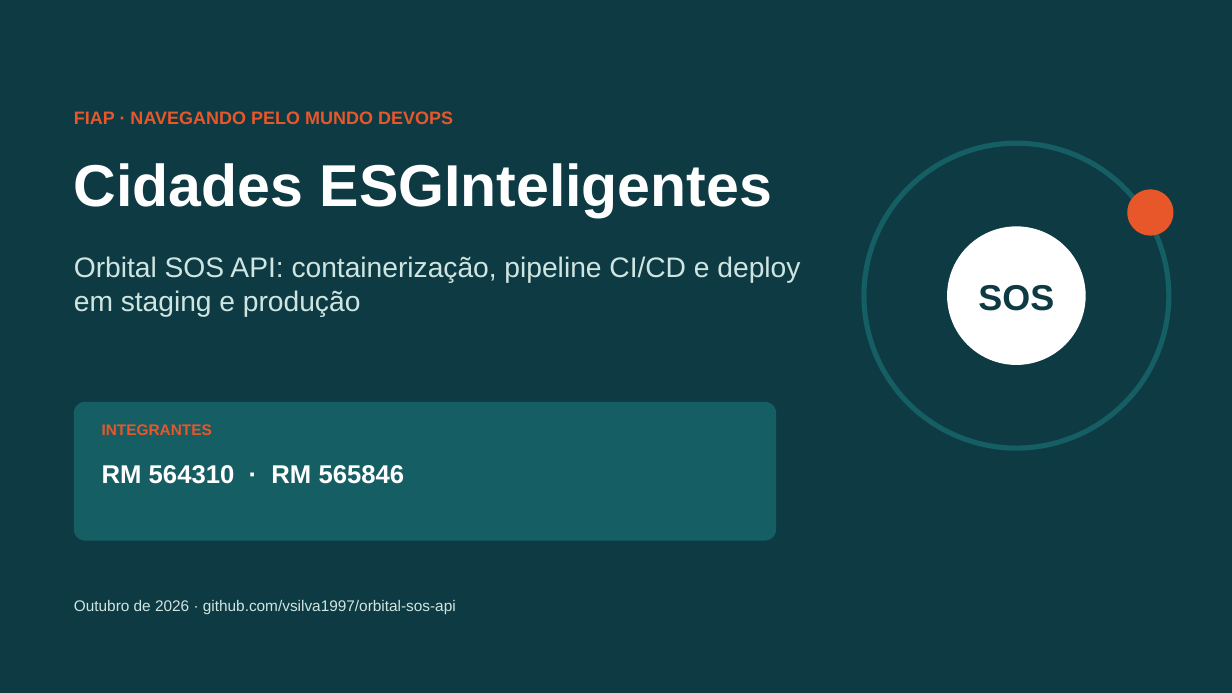
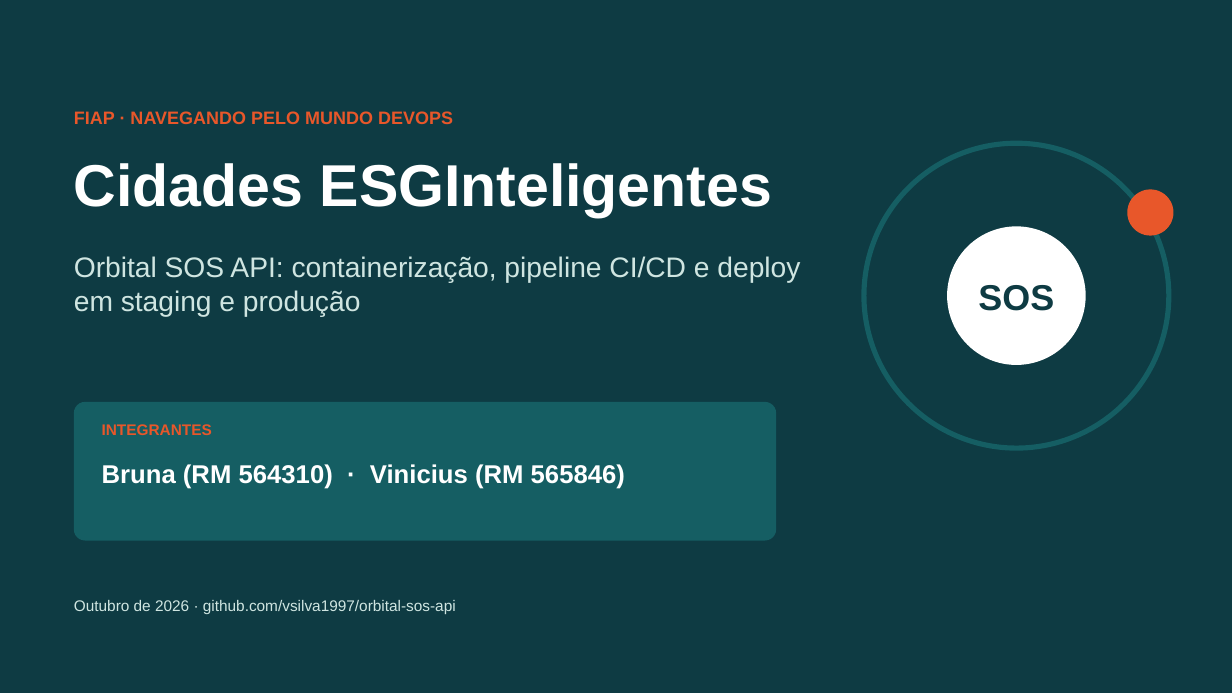
Before and after one commit to vsilva1997/orbital-sos-api, a slide deck: slide 1 of docs/Documentacao_DevOps.pptx. Drawn at 1232x693 pixels with LibreOffice and Linux fonts; fonts in the diff are those of the drawing. Boxes give left, top, right and bottom in pixels: in the first picture for what was removed or moved away, otherwise in the second. Text is boxed around its words. In the diff, an @@ line names an element or a change of style, - is before the commit and + after.

```diff
--- a/docs/Documentacao_DevOps.pptx
+++ b/docs/Documentacao_DevOps.pptx
@@ text at (x1=102, y1=464, x2=625, y2=489): text changed @@
-RM 564310 · RM 565846
+Bruna (RM 564310) · Vinicius (RM 565846)
```
Also in this commit, not shown: 1 other file.
